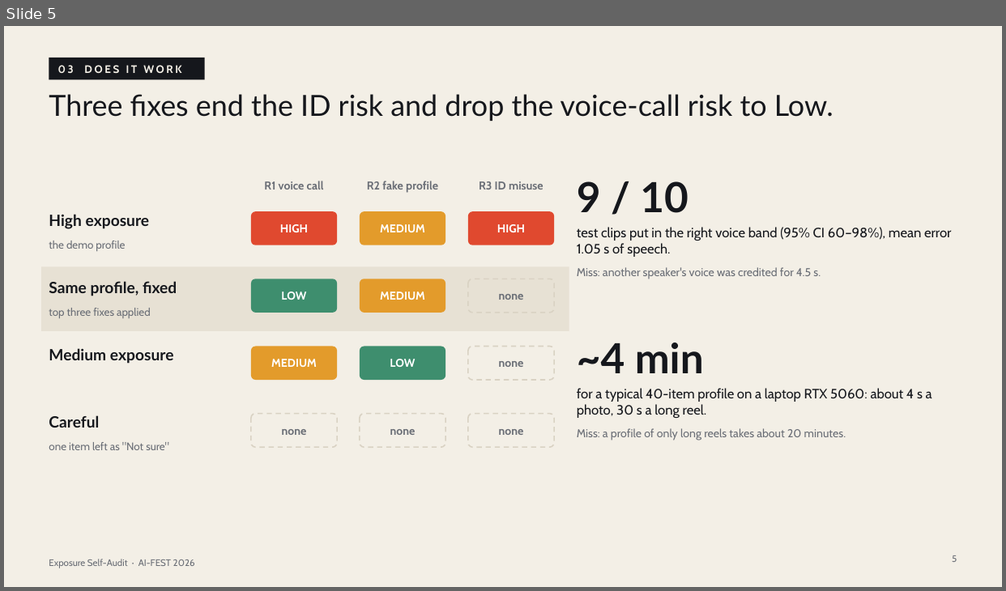
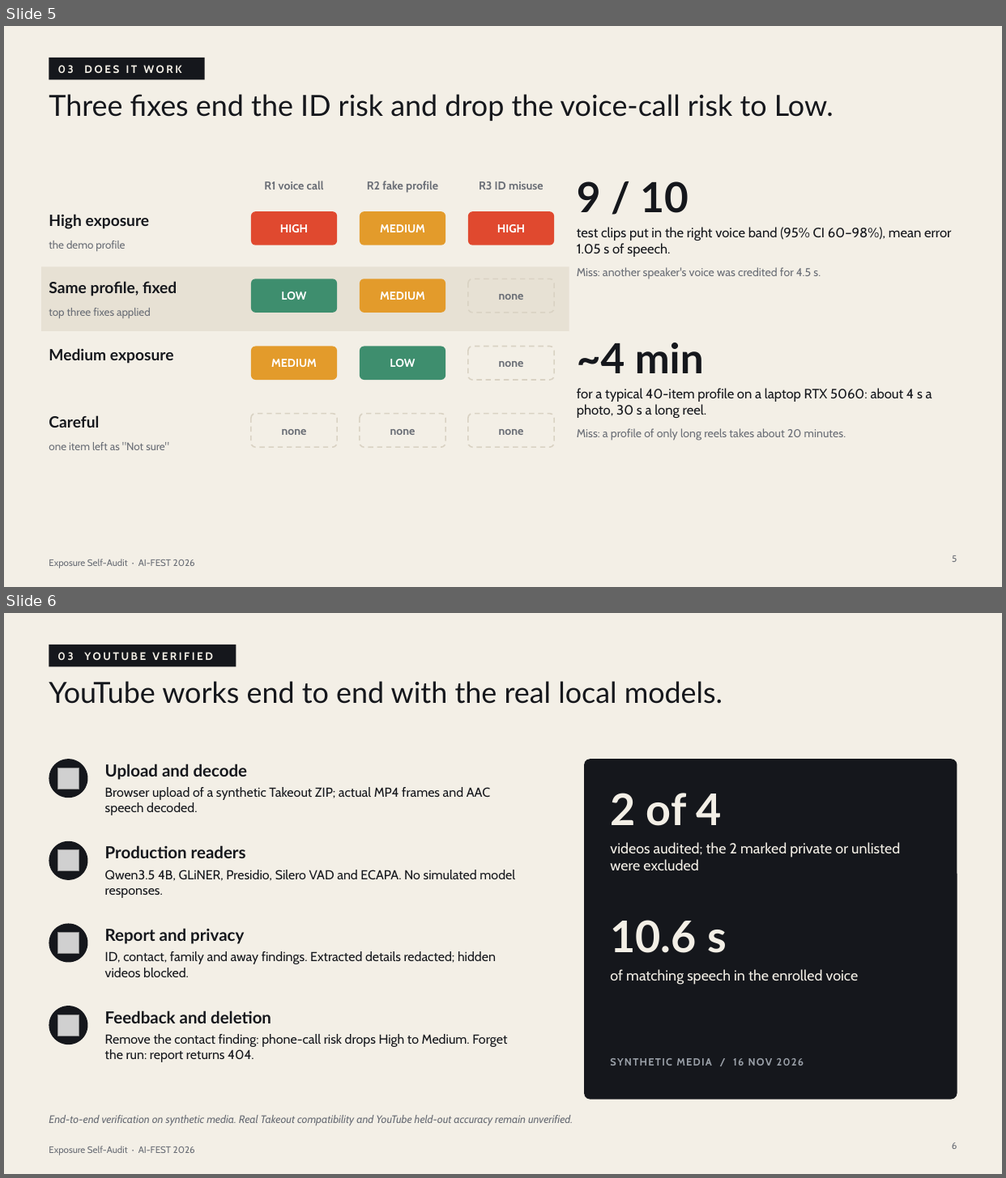
Before and after one commit to GeneralAumsum07/AI-fest-26-CSE, a slide deck: deck/exposure-self-audit.pptx. Shown one above the other, each under a label of ours: slide 5 before the commit, slides 5 and 6 after it. The pictures are 1006x591 and 1006x1178 pixels, drawn with LibreOffice and Linux fonts; fonts in the diff are those of the drawing; grey boxes stand for pictures. Boxes give left, top, right and bottom in pixels: in the first picture for what was removed or moved away, otherwise in the second. Text is boxed around its words. In the diff, an @@ line names an element or a change of style, - is before the commit and + after.

```diff
--- a/deck/exposure-self-audit.pptx
+++ b/deck/exposure-self-audit.pptx
@@ slide 6 added at (4, 613, 1002, 1174), background #F3EFE6; not listed: 1 template element that a slide beside it also shows @@
@@ rectangle added at (49, 645, 236, 667), fill #15171C @@
@@ text added at (57, 652, 213, 660), 10.5 pt, text #F3EFE6, bold @@
+03 YOUTUBE VERIFIED
@@ title added at (49, 681, 722, 704), 28 pt, text #15171C @@
+YouTube works end to end with the real local models.
@@ ellipse added at (49, 759, 88, 798), fill #15171C @@
@@ picture added at (58, 768, 79, 789) @@
@@ text added at (105, 764, 248, 780), 16 pt, text #15171C, bold @@
+Upload and decode
@@ rounded rectangle added at (584, 759, 957, 1100), fill #15171C @@
@@ text added at (105, 787, 490, 815), 12.5 pt, text #15171C @@
+Browser upload of a synthetic Takeout ZIP; actual MP4 frames and AAC speech decoded.
@@ text added at (610, 793, 721, 826), 42 pt, text #F3EFE6, bold @@
+2 of 4
@@ ellipse added at (49, 841, 88, 880), fill #15171C @@
@@ picture added at (58, 850, 79, 871) @@
@@ text added at (105, 845, 246, 858), 16 pt, text #15171C, bold @@
+Production readers
@@ text added at (610, 842, 900, 871), 14 pt, text #F3EFE6 @@
+videos audited; the 2 marked private or unlisted were excluded
@@ text added at (105, 870, 515, 898), 12.5 pt, text #15171C @@
+Qwen3.5 4B, GLiNER, Presidio, Silero VAD and ECAPA. No simulated model responses.
@@ ellipse added at (49, 924, 88, 963), fill #15171C @@
@@ text added at (105, 928, 244, 944), 16 pt, text #15171C, bold @@
+Report and privacy
@@ text added at (610, 920, 727, 953), 42 pt, text #F3EFE6, bold @@
+10.6 s
@@ picture added at (58, 933, 79, 954) @@
@@ text added at (105, 952, 496, 977), 12.5 pt, text #15171C @@
+ID, contact, family and away findings. Extracted details redacted; hidden videos blocked.
@@ text added at (610, 969, 859, 985), 14 pt, text #F3EFE6 @@
+of matching speech in the enrolled voice
@@ ellipse added at (49, 1006, 88, 1045), fill #15171C @@
@@ picture added at (58, 1015, 79, 1036) @@
@@ text added at (105, 1011, 271, 1024), 16 pt, text #15171C, bold @@
+Feedback and deletion
@@ text added at (105, 1034, 507, 1063), 12.5 pt, text #15171C @@
+Remove the contact finding: phone-call risk drops High to Medium. Forget the run: report returns 404.
@@ text added at (610, 1059, 804, 1066), 10 pt, text #9AA0A8, bold @@
+SYNTHETIC MEDIA / 16 NOV 2026
@@ text added at (49, 1115, 573, 1126), 10.5 pt, text #6A6E76, italic @@
+End-to-end verification on synthetic media. Real Takeout compatibility and YouTube held-out accuracy remain unverified.
@@ page number added at (952, 1143, 957, 1149), 9 pt, text #6A6E76 @@
+6
```
Also in this commit, not shown: 6 slides changed, 4 other files.
